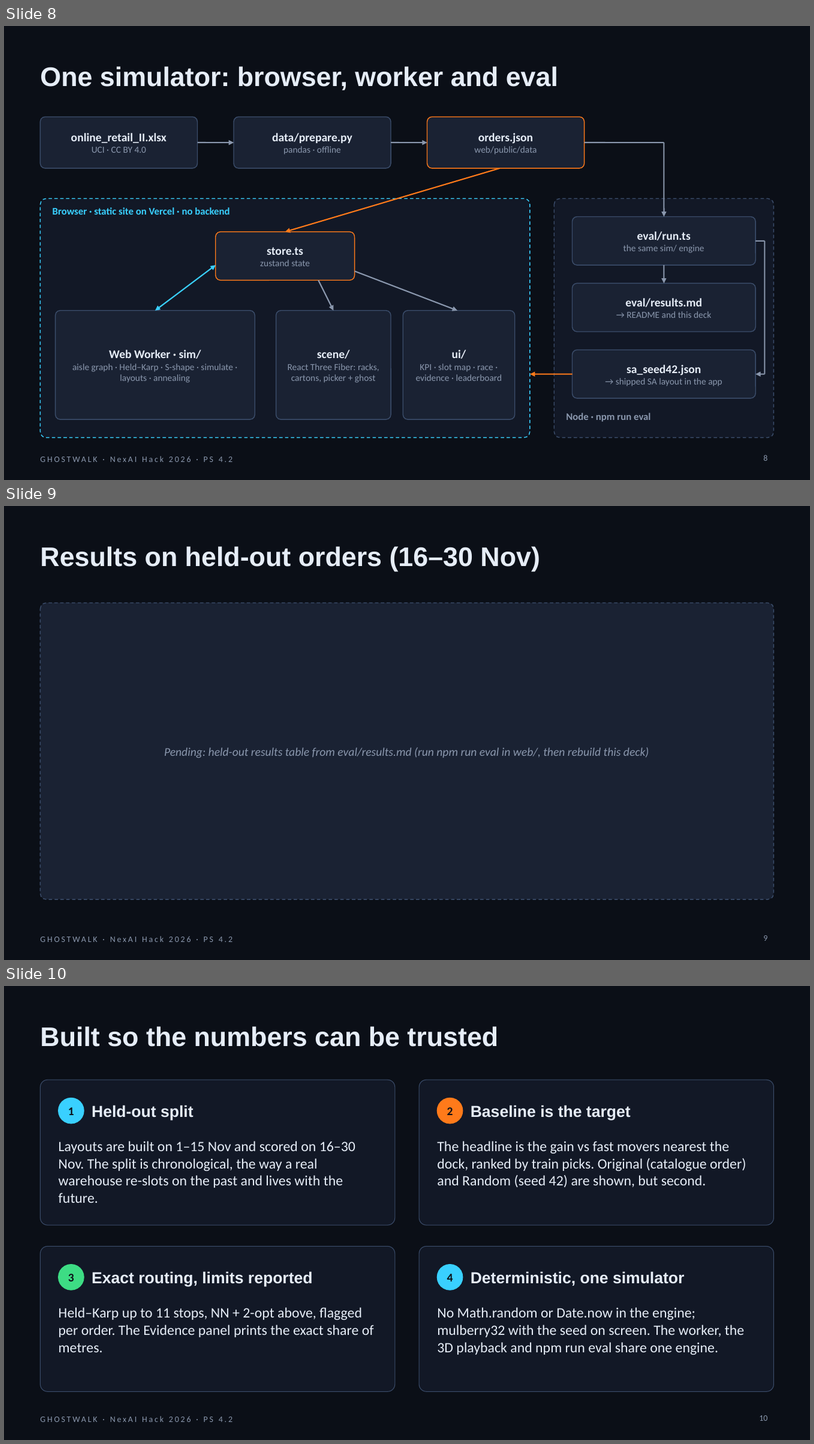
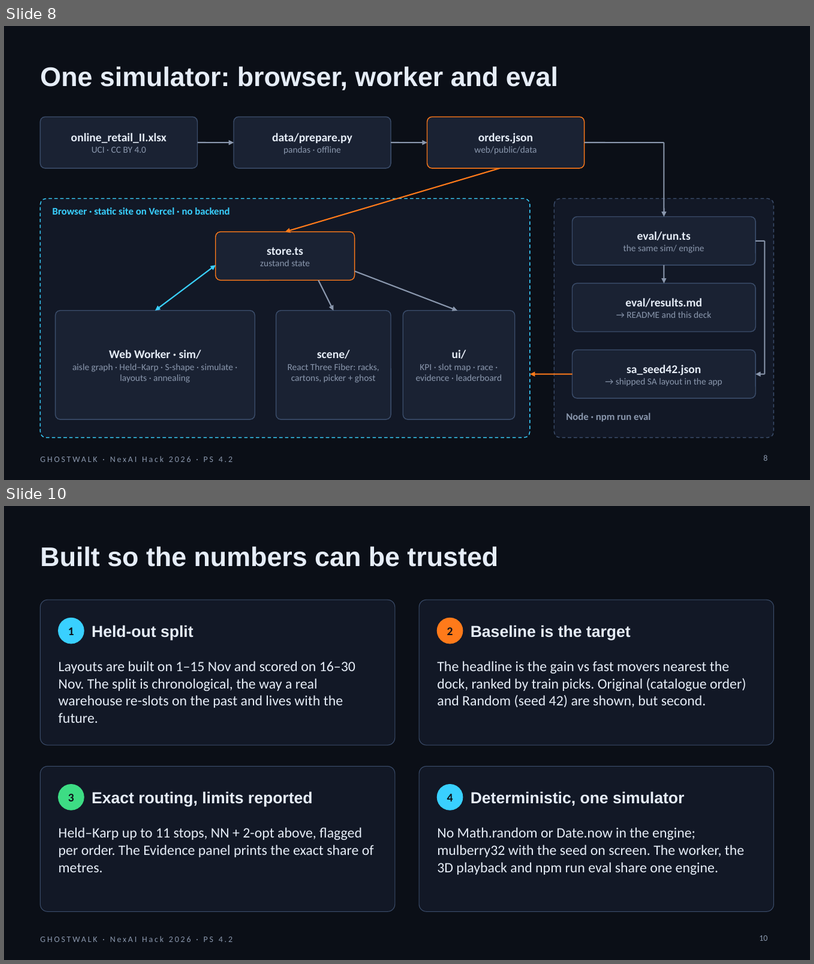
Before and after one commit to Anandb71/ghostwalk, a slide deck: docs/pitch/Ghostwalk_pitch.pptx. Shown one above the other, each under a label of ours: slides 8, 9 and 10 before the commit, slides 8 and 10 after it; the slides between them are not shown. The pictures are 814x1444 and 814x964 pixels, drawn with LibreOffice and Linux fonts; fonts in the diff are those of the drawing; background and template pictures are left out. Boxes give left, top, right and bottom in pixels: in the first picture for what was removed or moved away, otherwise in the second. Text is boxed around its words. In the diff, an @@ line names an element or a change of style, - is before the commit and + after.

Commit message:
Pitch deck: rebuilt with eval results and screenshots; lead with the Baseline ghost vs SA, copied supporting results (#10)

```diff
--- a/docs/pitch/Ghostwalk_pitch.pptx
+++ b/docs/pitch/Ghostwalk_pitch.pptx
@@ slide 9 removed at [4,506,810,960], background #0B0F17; not listed: 1 template element that a slide beside it also shows @@
@@ title removed at [40,546,540,571] @@
-Results on held-out orders (16–30 Nov)
@@ rounded rectangle removed at [40,603,774,899] @@
@@ text removed at [164,747,649,758] @@
-Pending: held-out results table from eval/results.md (run npm run eval in web/, then rebuild this deck)
@@ page number removed at [764,935,768,940] @@
-9
```
Also in this commit, not shown: 4 slides changed, 1 slide added, 4 other files.
